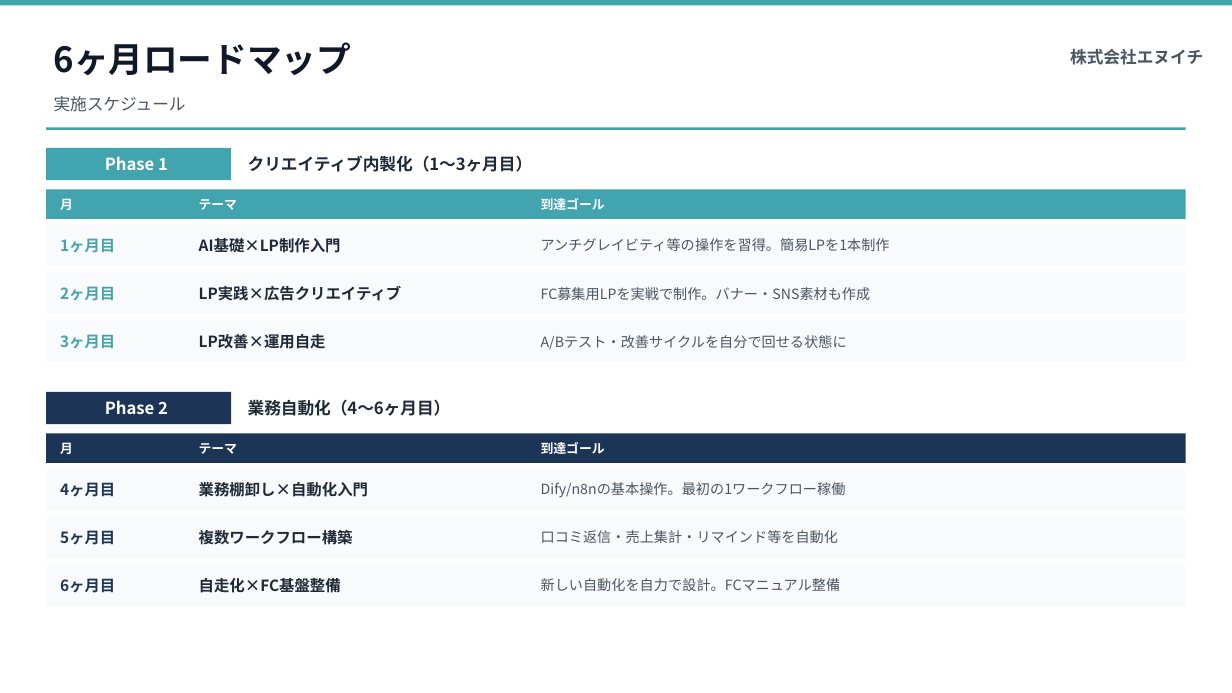
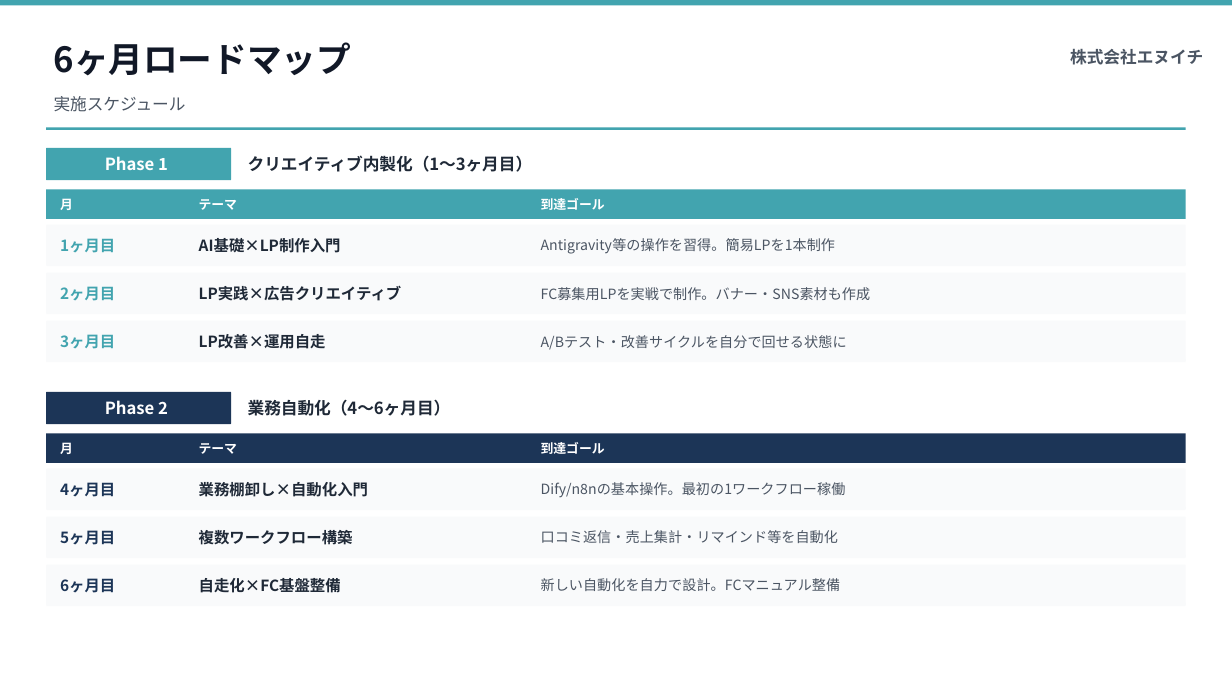
Before and after one commit to Ryunosuke-Okawa/Ryunosuke-n1, a slide deck: slide 21 of output/proposal_TSUBOMIYA_20260415.pptx. Drawn at 1232x693 pixels with LibreOffice and Linux fonts; fonts in the diff are those of the drawing. Boxes give left, top, right and bottom in pixels: in the first picture for what was removed or moved away, otherwise in the second. Text is boxed around its words. In the diff, an @@ line names an element or a change of style, - is before the commit and + after.

```diff
--- a/output/proposal_TSUBOMIYA_20260415.pptx
+++ b/output/proposal_TSUBOMIYA_20260415.pptx
@@ text at <box>541,238,835,254</box>: text changed @@
-アンチグレイビティ等の操作を習得。簡易LPを1本制作
+Antigravity等の操作を習得。簡易LPを1本制作
```
Also in this commit, not shown: 4 other slides changed, 1 other file.
